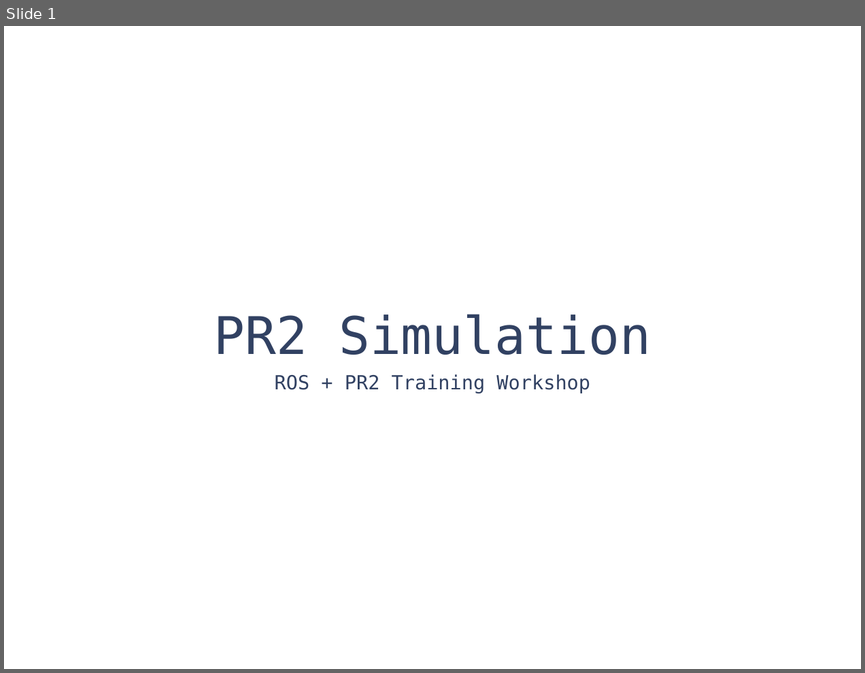
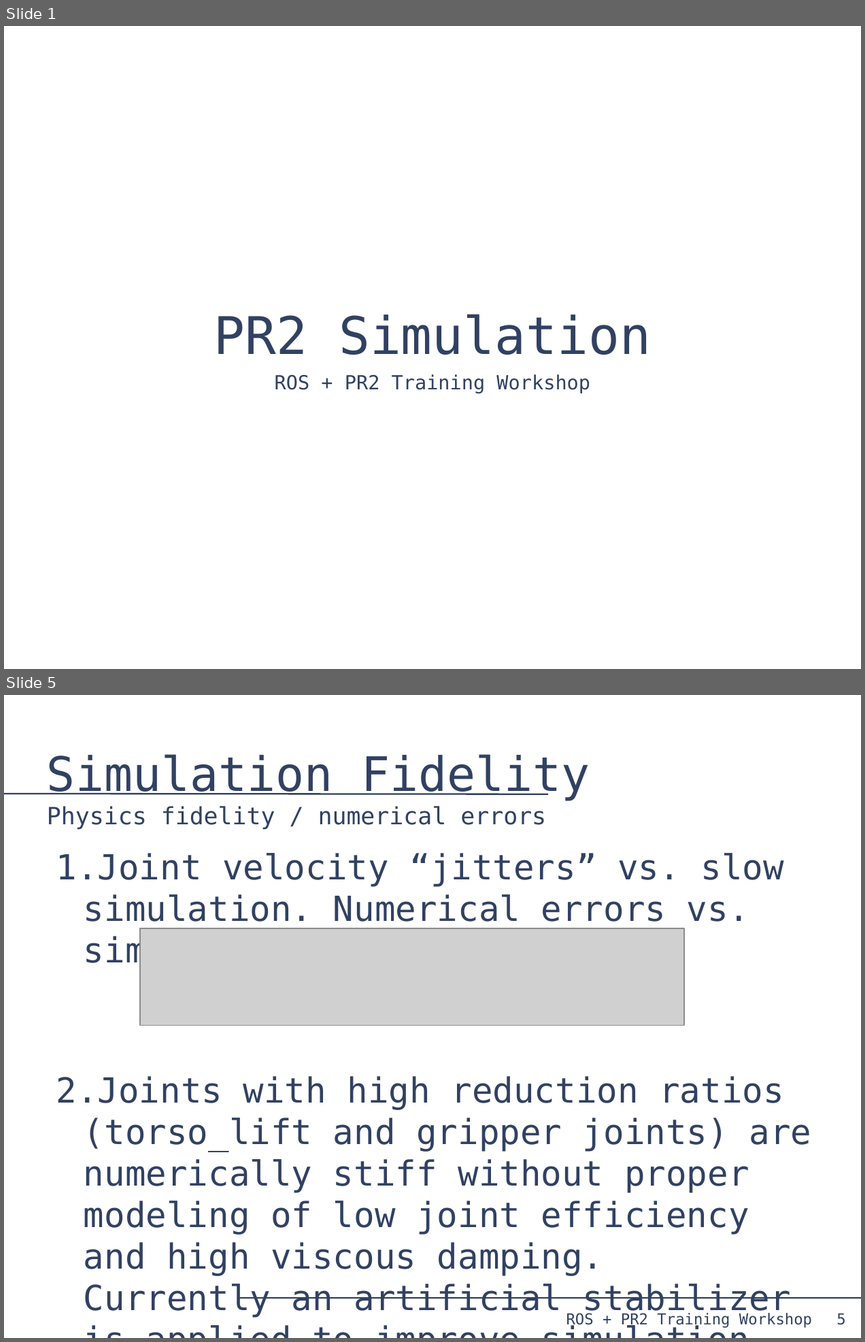
Before and after one commit to PR2/pr2_docs, a slide deck: pr2_training_workshop/simulation/simulation_training_workshop.odp. Shown one above the other, each under a label of ours: slide 1 before the commit, slides 1 and 5 after it; the slides between them are not shown. The pictures are 865x673 and 865x1342 pixels, drawn with LibreOffice and Linux fonts; fonts in the diff are those of the drawing; grey boxes stand for pictures. Boxes give left, top, right and bottom in pixels: in the first picture for what was removed or moved away, otherwise in the second. Text is boxed around its words. In the diff, an @@ line names an element or a change of style, - is before the commit and + after.

```diff
--- a/pr2_training_workshop/simulation/simulation_training_workshop.odp
+++ b/pr2_training_workshop/simulation/simulation_training_workshop.odp
@@ slide 5 added at (4, 695, 861, 1338), background #FFFFFF @@
@@ title added at (47, 754, 589, 830), 22 pt, text #314162 @@
+Simulation Fidelity
+Physics fidelity / numerical errors
@@ line added from (4, 794) to (548, 794), #314162 1.45 pt @@
@@ text added at (56, 853, 812, 1317), 32 pt, text #314162 @@
+1. Joint velocity “jitters” vs. slow simulation. Numerical errors vs. simulation efficiency.
+2. Joints with high reduction ratios (torso_lift and gripper joints) are numerically stiff without proper modeling of low joint efficiency and high viscous damping. Currently an artificial stabilizer is applied to improve simulation efficiency.
@@ picture added at (140, 928, 684, 1025) @@
@@ line added from (237, 1297) to (861, 1297), #314162 1.45 pt @@
@@ text added at (566, 1312, 812, 1328), 14 pt, text #314162 @@
+ROS + PR2 Training Workshop
@@ page number added at (836, 1312, 845, 1325), 14 pt, text #314162 @@
+5
```
Also in this commit, not shown: 7 other slides added, 32 slides removed, 3 other files.
